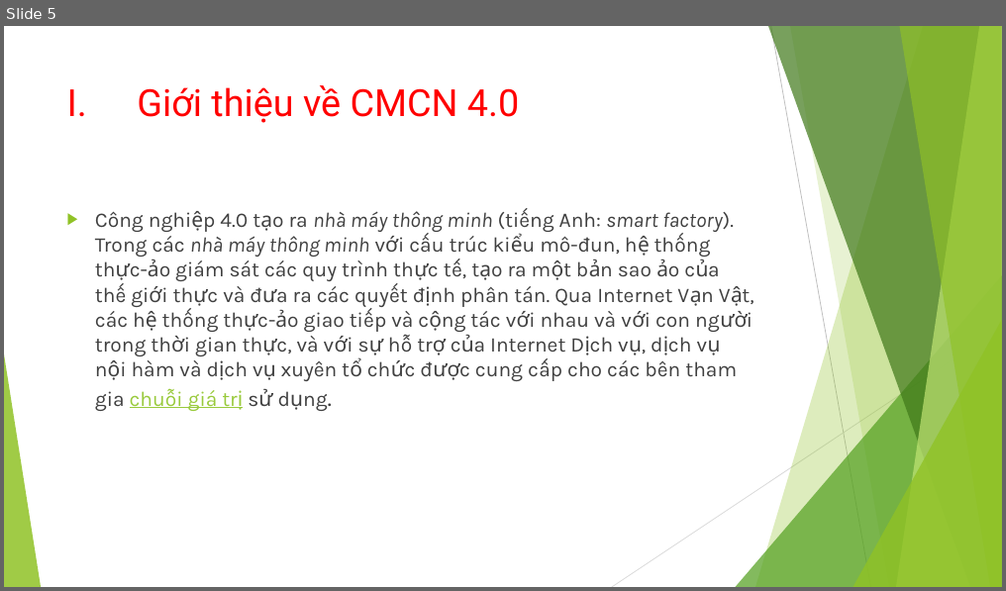
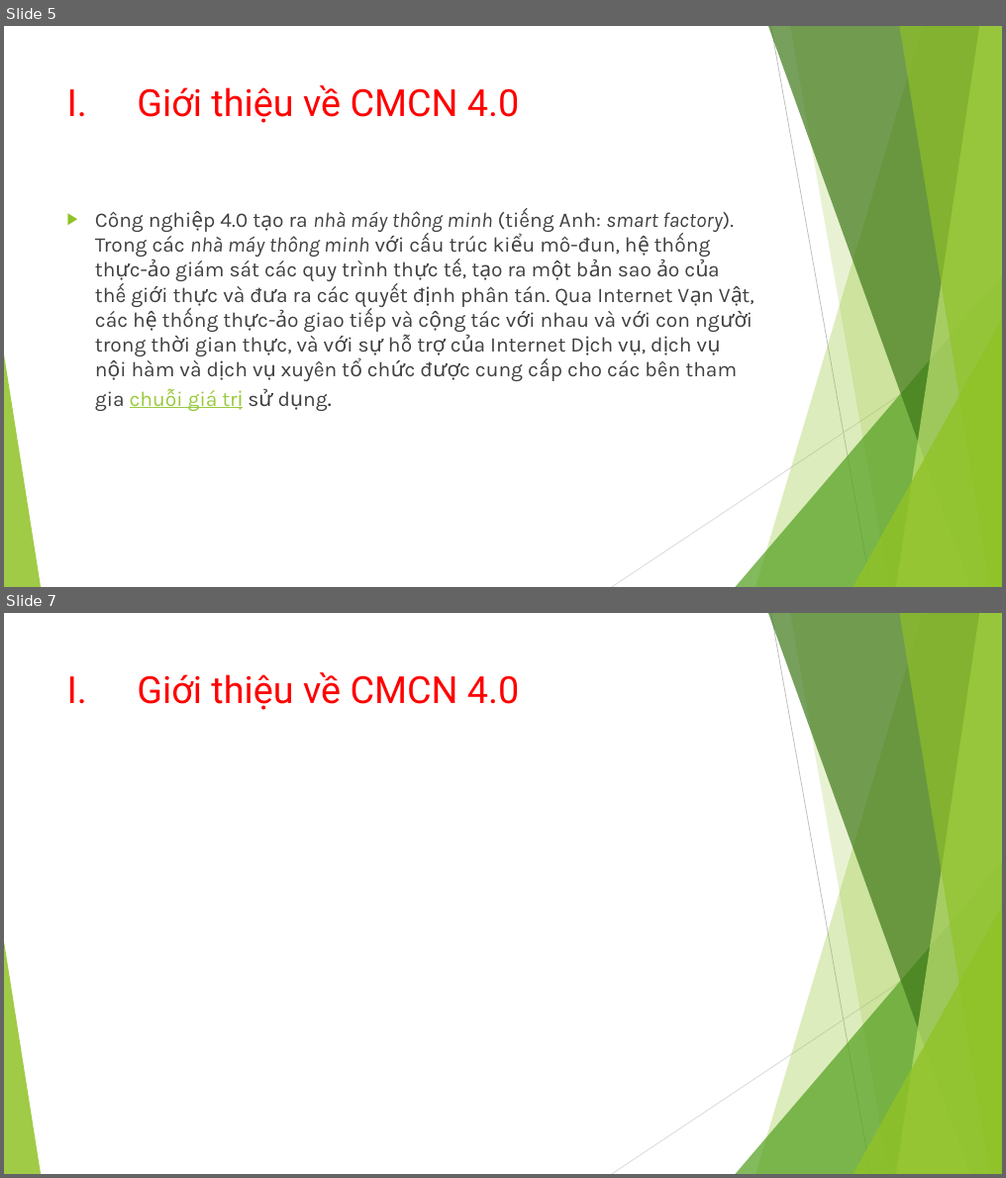
Before and after one commit to TriNguyen24102000/-n-Th-c-H-nh-CMCN-4.0, a slide deck: BÁO CÁO ĐỒ ÁN KNSBC.pptx. Shown one above the other, each under a label of ours: slide 5 before the commit, slides 5 and 7 after it; the slides between them are not shown. The pictures are 1006x591 and 1006x1178 pixels, drawn with LibreOffice and Linux fonts; fonts in the diff are those of the drawing. Boxes give left, top, right and bottom in pixels: in the first picture for what was removed or moved away, otherwise in the second. Text is boxed around its words. In the diff, an @@ line names an element or a change of style, - is before the commit and + after.

```diff
--- a/BÁO CÁO ĐỒ ÁN KNSBC.pptx
+++ b/BÁO CÁO ĐỒ ÁN KNSBC.pptx
@@ slide 7 added at (x1=4, y1=613, x2=1002, y2=1174), background #FFFFFF; not listed: 10 template elements that a slide beside it also shows @@
@@ title added at (x1=137, y1=672, x2=519, y2=710), 36 pt, text #FF0000 @@
+I. Giới thiệu về CMCN 4.0
```
Also in this commit, not shown: 1 slide changed, 1 other slide added.
